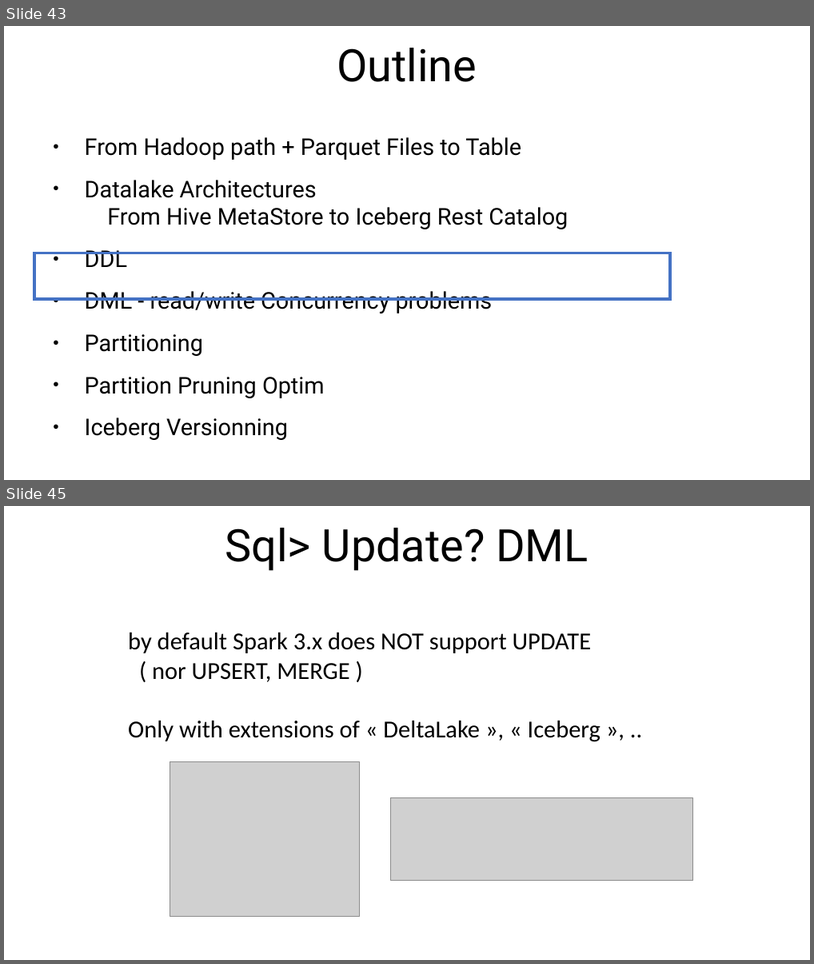
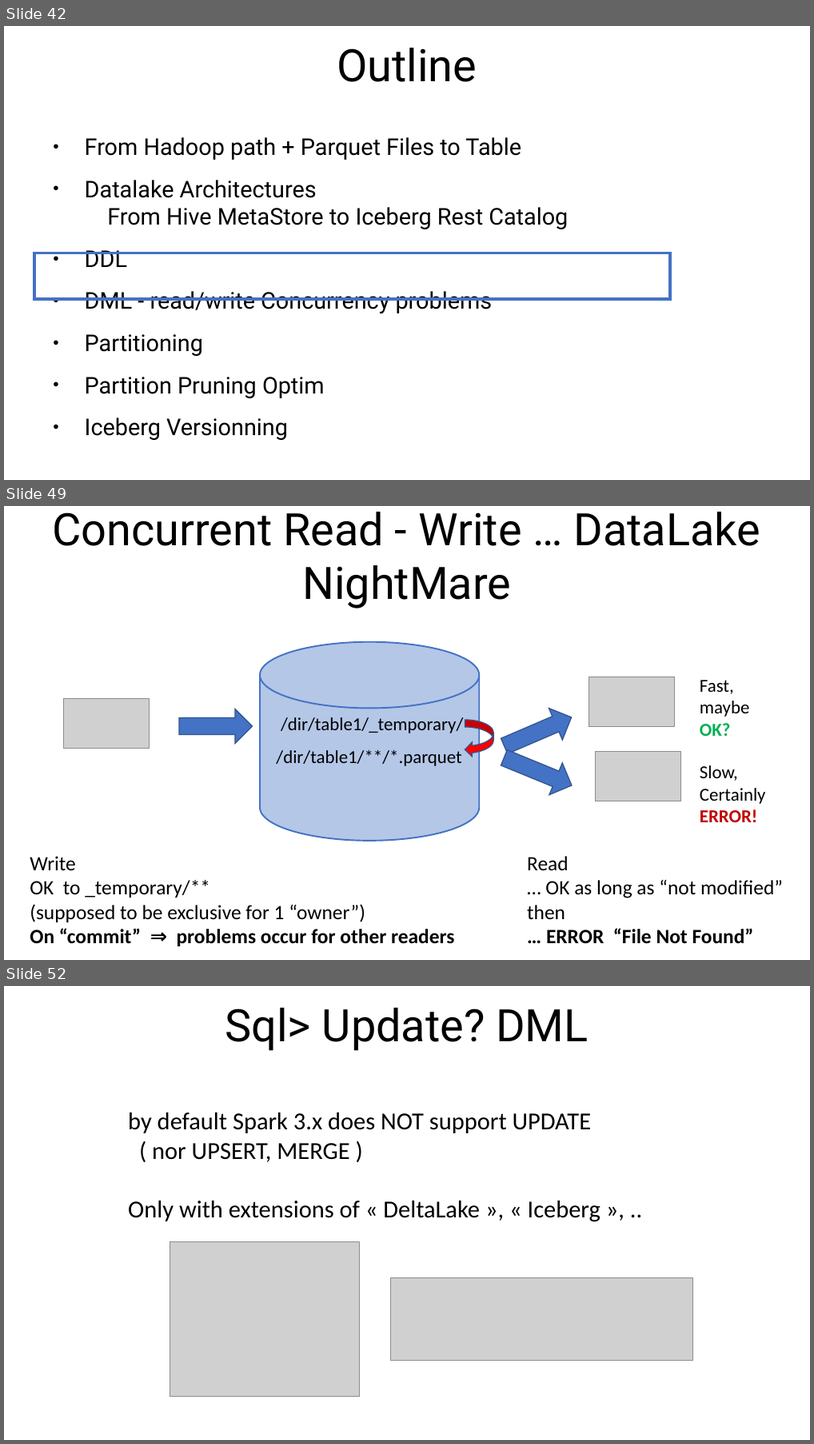
Before and after one commit to Arnaud-Nauwynck/presentations, a slide deck: pres-bigdata/7-Sql-to-Hadoop-files-parquet-metastore.pptx. Shown one above the other, each under a label of ours: slides 43 and 45 before the commit, slides 42, 49 and 52 after it; the slides between them are not shown. The pictures are 814x964 and 814x1444 pixels, drawn with LibreOffice and Linux fonts; fonts in the diff are those of the drawing; grey boxes stand for pictures. Boxes give left, top, right and bottom in pixels: in the first picture for what was removed or moved away, otherwise in the second. Text is boxed around its words. In the diff, an @@ line names an element or a change of style, - is before the commit and + after.

```diff
--- a/pres-bigdata/7-Sql-to-Hadoop-files-parquet-metastore.pptx
+++ b/pres-bigdata/7-Sql-to-Hadoop-files-parquet-metastore.pptx
@@ slide 49 added at bbox=[4, 506, 810, 960], background #FFFFFF @@
@@ title added at bbox=[52, 512, 761, 608], 44 pt, text #000000 @@
+Concurrent Read - Write … DataLake NightMare
@@ cylinder added at bbox=[260, 642, 480, 840], fill #B4C7E7, outline #4472C4 1.5 pt @@
@@ picture added at bbox=[590, 676, 676, 726] @@
@@ text added at bbox=[700, 680, 750, 736], 18 pt, text #000000 @@
+Fast, maybe OK?
@@ picture added at bbox=[63, 699, 150, 748] @@
@@ right arrow added at bbox=[180, 708, 253, 743], fill #4472C4, outline #325491 1 pt @@
@@ text added at bbox=[281, 717, 463, 733], 18 pt, text #000000 @@
+/dir/table1/_temporary/
@@ curved right arrow added at bbox=[465, 720, 494, 757], fill #FF0000, outline #325491 1 pt @@
@@ right arrow added at bbox=[498, 701, 578, 762], fill #4472C4, outline #325491 1 pt @@
@@ right arrow added at bbox=[498, 741, 578, 801], fill #4472C4, outline #325491 1 pt @@
@@ text added at bbox=[276, 749, 462, 766], 18 pt, text #000000 @@
+/dir/table1/**/*.parquet
@@ picture added at bbox=[595, 752, 682, 802] @@
@@ text added at bbox=[700, 765, 766, 822], 18 pt, text #000000 @@
+Slow,
+Certainly
+ERROR!
@@ text added at bbox=[30, 856, 454, 946], 20 pt, text #000000 @@
+Write
+OK to _temporary/**
+(supposed to be exclusive for 1 “owner”)
+On “commit” ⇒ problems occur for other readers
@@ text added at bbox=[527, 856, 783, 944], 20 pt, text #000000 @@
+Read
+… OK as long as “not modified”
+then
+… ERROR “File Not Found”
@@ what was slide 43 is now slide 42 @@
@@ what was slide 45 is now slide 52 @@
```
Also in this commit, not shown: 3 slides changed, 6 other slides added, 1 slide removed, 1 other file.
